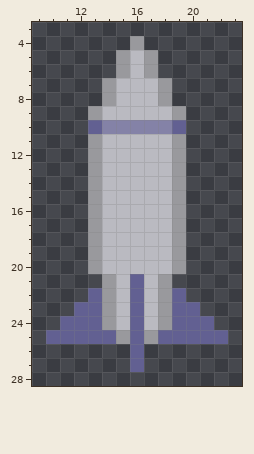
File history of a pixel-art sprite, Assets/Game/Shared/Projectiles/Sprites/PlayerMissile.png. The first picture shows the starting point.
The file is 33x32 pixels. Shown: x 9..23, y 3..28.
After:
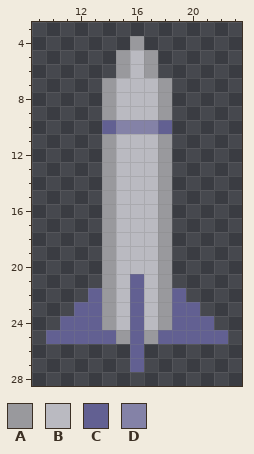
Palette (. is transparent): A #99999d  B #babac1  C #626092  D #8482a7
Change:
Colour B becomes colour A in row 9 at x 14 and 18; in rows 11 to 20 at x 14 and 18.
Colour D becomes colour C in row 10 at x 14 and 18.
The author cleared colour A in row 9 at x 13 and 19; in rows 11 to 20 at x 13 and 19.
The author cleared colour C in row 10 at x 13 and 19.
